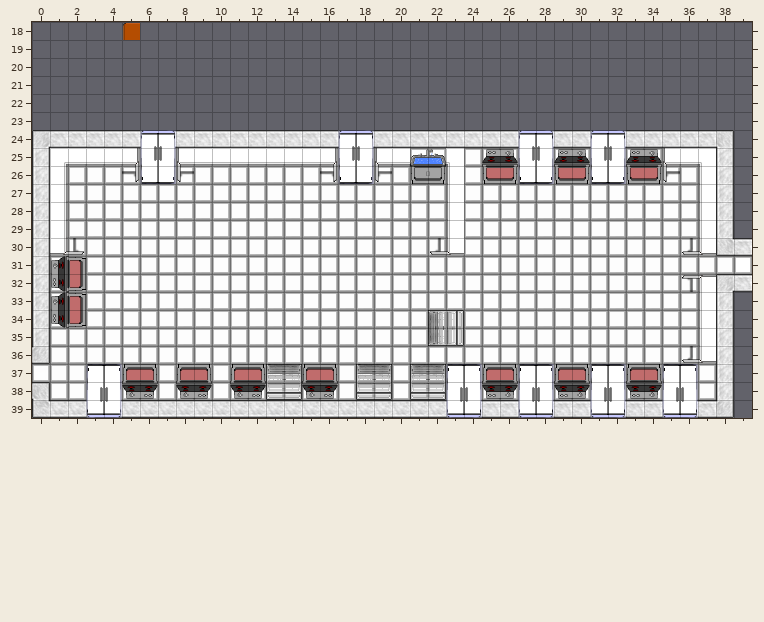
One commit to this Tiled map (JSON): assets/tilemaps/level3.json. That is the earlier state.
Cells are 32x32 px. Shown: x 0..39, y 18..39.
Once edited:
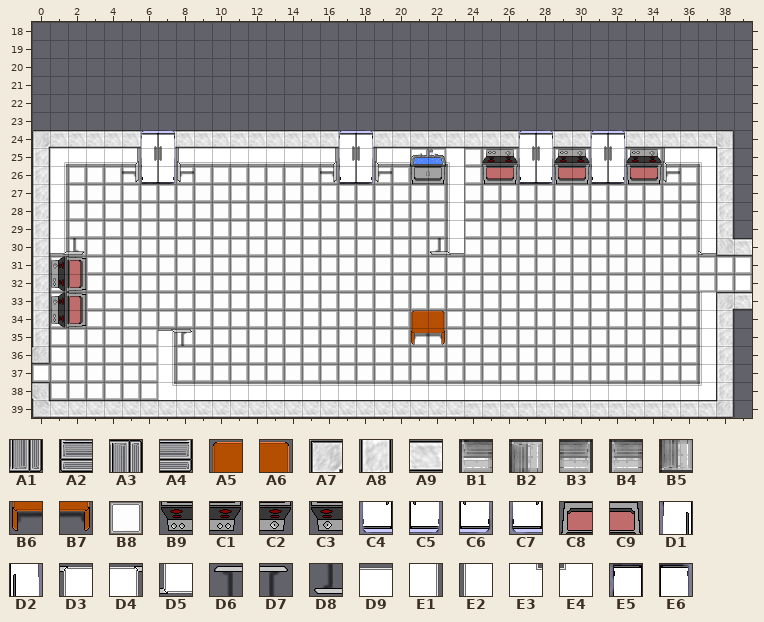
Key: from "newTileset": A1 3 flipped on the other diagonal, A2 3 flipped up-down, A3 4 flipped on the other diagonal, A4 4 flipped up-down, A5 5, A6 6, A7 21, A8 22, A9 22 turned 90, B1 23 flipped up-down, B2 24 flipped on the other diagonal, B3 24 flipped up-down, B4 24 turned 180, B5 24 turned 90, B6 25, B7 26, B8 41, B9 60 flipped up-down, C1 60 turned 180, C2 61 flipped up-down, C3 61 turned 180, C4 62 flipped up-down, C5 62 turned 180, C6 63 flipped up-down, C7 63 turned 180, C8 80 flipped up-down, C9 81 flipped up-down, D1 82 flipped up-down, D2 83 flipped up-down, D3 84 turned 90, D4 85 turned 270, D5 85 turned 90, D6 86 turned 90, D7 87 turned 270, D8 87 turned 90, D9 88 turned 180, E1 88 turned 270, E2 88 turned 90, E3 89 turned 180, E4 89 turned 90, E5 102 flipped up-down, E6 103 flipped up-down.
__ is an empty cell, ## one hidden under a higher layer, .. an unchanged one.
See-through tiles are keyed as they look on the map.
Difference:
--- layer "World"
@@ x 5..5 @@
-18 A5
+18 __
@@ x 3..39 @@
-32 .. .. .. .. .. .. .. .. .. .. .. .. .. .. .. .. .. .. .. .. .. .. .. .. .. .. .. .. .. .. .. .. .. .. .. A7 __
-33 .. .. .. .. .. .. .. .. .. .. .. .. .. .. .. .. .. .. .. .. .. .. .. .. .. .. .. .. .. .. .. .. .. .. .. A8 __
-34 .. .. .. .. .. .. .. .. .. .. .. .. .. .. .. .. .. .. .. B2 .. .. .. .. .. .. .. .. .. .. .. .. .. .. .. .. ..
-35 .. .. .. .. __ __ .. .. .. .. .. .. .. .. .. .. .. .. .. B5 .. .. .. .. .. .. .. .. .. .. .. .. .. .. .. .. ..
-36 .. .. .. .. __ .. .. .. .. .. .. .. .. .. .. .. .. .. .. .. .. .. .. .. .. .. .. .. .. .. .. .. .. .. __ .. ..
-37 E5 E6 C8 C9 __ C8 C9 .. C8 C9 B1 B3 C8 C9 .. B1 B3 .. B4 B3 E5 E6 C8 C9 E5 E6 C8 C9 E5 E6 C8 C9 E5 E6 __ .. ..
-38 D1 D2 C3 C1 __ C3 C1 __ C3 C1 A2 A4 C3 C1 __ __ __ __ __ __ D1 D2 B9 C2 D1 D2 B9 C2 D1 D2 B9 C2 D1 D2 __ .. ..
+32 .. .. .. .. .. .. .. .. .. .. .. .. .. .. .. .. .. .. .. .. .. .. .. .. .. .. .. .. .. .. .. .. .. .. .. B8 B8
+33 .. .. .. .. .. .. .. .. .. .. .. .. .. .. .. .. .. .. .. .. .. .. .. .. .. .. .. .. .. .. .. .. .. .. .. ## A9
+34 .. .. .. .. .. .. .. .. .. .. .. .. .. .. .. .. .. .. .. __ .. .. .. .. .. .. .. .. .. .. .. .. .. .. .. .. ..
+35 .. .. .. .. D4 D7 .. .. .. .. .. .. .. .. .. .. .. .. .. __ .. .. .. .. .. .. .. .. .. .. .. .. .. .. .. .. ..
+36 .. .. .. .. E1 .. .. .. .. .. .. .. .. .. .. .. .. .. .. .. .. .. .. .. .. .. .. .. .. .. .. .. .. .. E2 .. ..
+37 __ __ __ __ E1 __ __ .. __ __ __ __ __ __ .. __ __ .. __ __ __ __ __ __ __ __ __ __ __ __ __ __ __ __ E2 .. ..
+38 __ __ __ __ E3 D9 D9 D9 D9 D9 D9 D9 D9 D9 D9 D9 D9 D9 D9 D9 D9 D9 D9 D9 D9 D9 D9 D9 D9 D9 D9 D9 D9 D9 E4 .. ..
--- layer "Above Player"
@@ x 36..36 @@
-30 D8
+30 __
@@ x 21..38 @@
-32 .. .. .. .. .. .. .. .. .. .. .. .. .. .. .. D6 D3 ..
-33 .. .. .. .. .. .. .. .. .. .. .. .. .. .. .. .. .. __
-34 __ __ A3 .. .. .. .. .. .. .. .. .. .. .. .. .. .. ..
-35 __ __ A1 .. .. .. .. .. .. .. .. .. .. .. .. .. .. ..
-36 .. .. .. .. .. .. .. .. .. .. .. .. .. .. .. D8 D5 ..
+32 .. .. .. .. .. .. .. .. .. .. .. .. .. .. .. __ __ ..
+33 .. .. .. .. .. .. .. .. .. .. .. .. .. .. .. .. .. A7
+34 A5 A6 __ .. .. .. .. .. .. .. .. .. .. .. .. .. .. ..
+35 B6 B7 __ .. .. .. .. .. .. .. .. .. .. .. .. .. .. ..
+36 .. .. .. .. .. .. .. .. .. .. .. .. .. .. .. __ __ ..
@@ x 3..36 @@
-38 .. .. .. .. .. .. .. .. .. .. .. .. .. .. .. A2 A4 .. A2 A4 .. .. .. .. .. .. .. .. .. .. .. .. .. ..
-39 C7 C5 .. .. .. .. .. .. .. .. .. .. .. .. .. .. .. .. .. .. C4 C6 .. .. C4 C6 .. .. C4 C6 .. .. C4 C6
+38 .. .. .. .. .. .. .. .. .. .. .. .. .. .. .. __ __ .. __ __ .. .. .. .. .. .. .. .. .. .. .. .. .. ..
+39 __ __ .. .. .. .. .. .. .. .. .. .. .. .. .. .. .. .. .. .. __ __ .. .. __ __ .. .. __ __ .. .. __ __
Changed places in both pictures, as pixel boxes (x1, y1, x2, y2):
removed: (123, 22, 140, 40)
removed: (682, 238, 698, 255)
changed: (682, 274, 752, 310)
changed: (86, 310, 716, 418)
